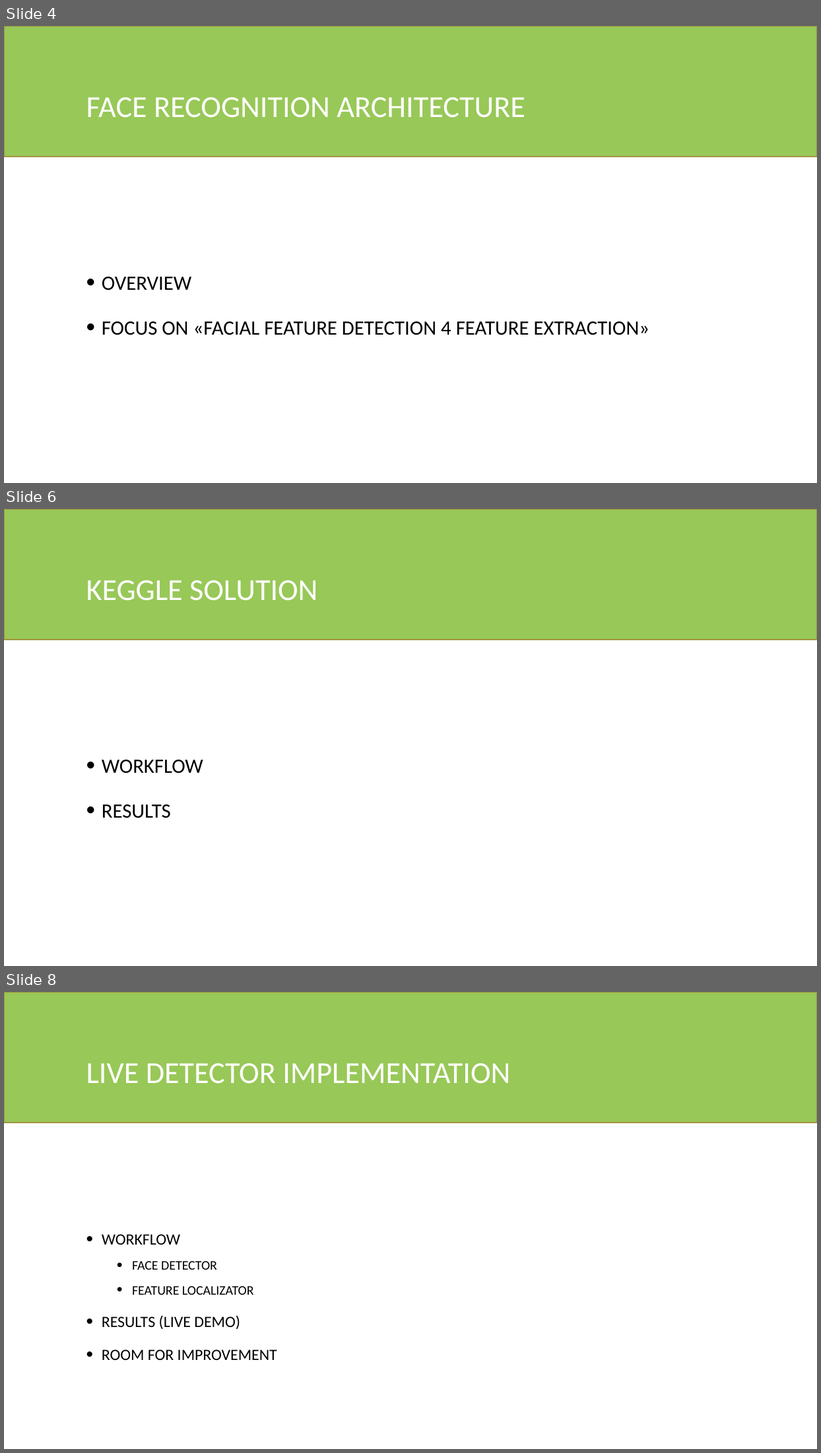
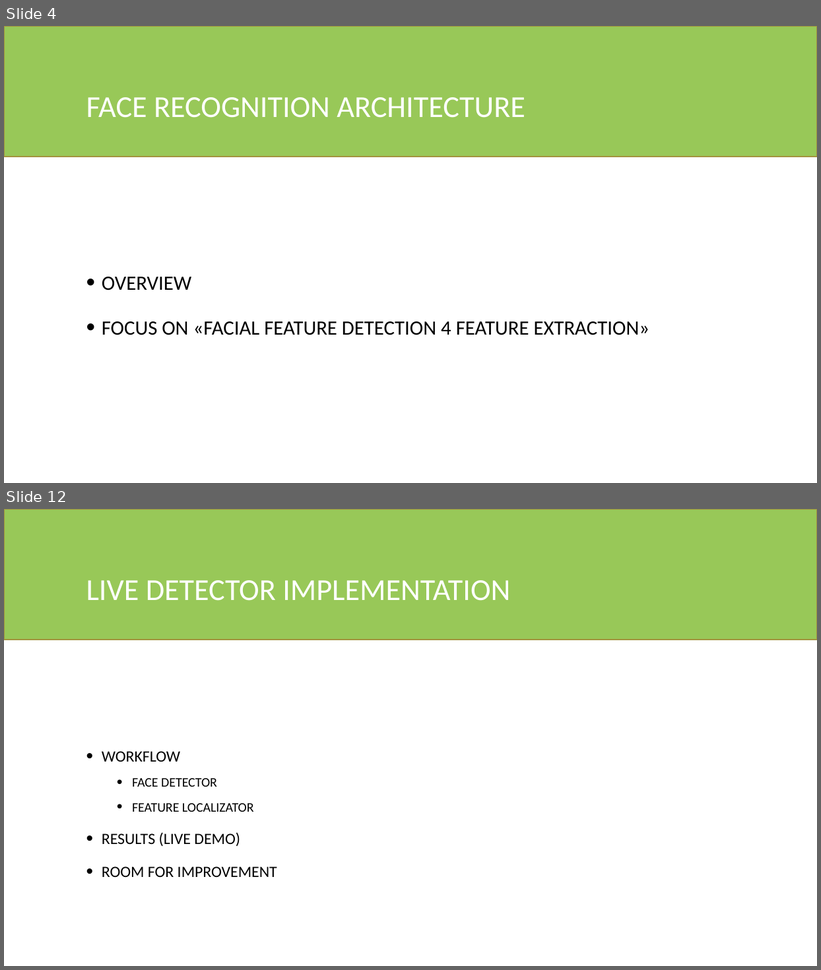
Before and after one commit to fedeloper/Biometrics2021, a slide deck: Facial Keypoints Detector.pptx. Shown one above the other, each under a label of ours: slides 4, 6 and 8 before the commit, slides 4 and 12 after it; the slides between them are not shown. The pictures are 821x1453 and 821x970 pixels, drawn with LibreOffice and Linux fonts; fonts in the diff are those of the drawing. Boxes give left, top, right and bottom in pixels: in the first picture for what was removed or moved away, otherwise in the second. Text is boxed around its words. In the diff, an @@ line names an element or a change of style, - is before the commit and + after.

```diff
--- a/Facial Keypoints Detector.pptx
+++ b/Facial Keypoints Detector.pptx
@@ slide 6 removed at [4, 509, 817, 966], background #FFFFFF @@
@@ rectangle removed at [4, 509, 817, 640] @@
@@ title removed at [86, 580, 318, 601] @@
-KEGGLE SOLUTION
@@ text removed at [102, 760, 203, 819] @@
-• WORKFLOW
-• RESULTS
@@ what was slide 8 is now slide 12 @@
```
Also in this commit, not shown: 1 slide changed, 8 slides added, 3 other slides removed, 13 other files.
